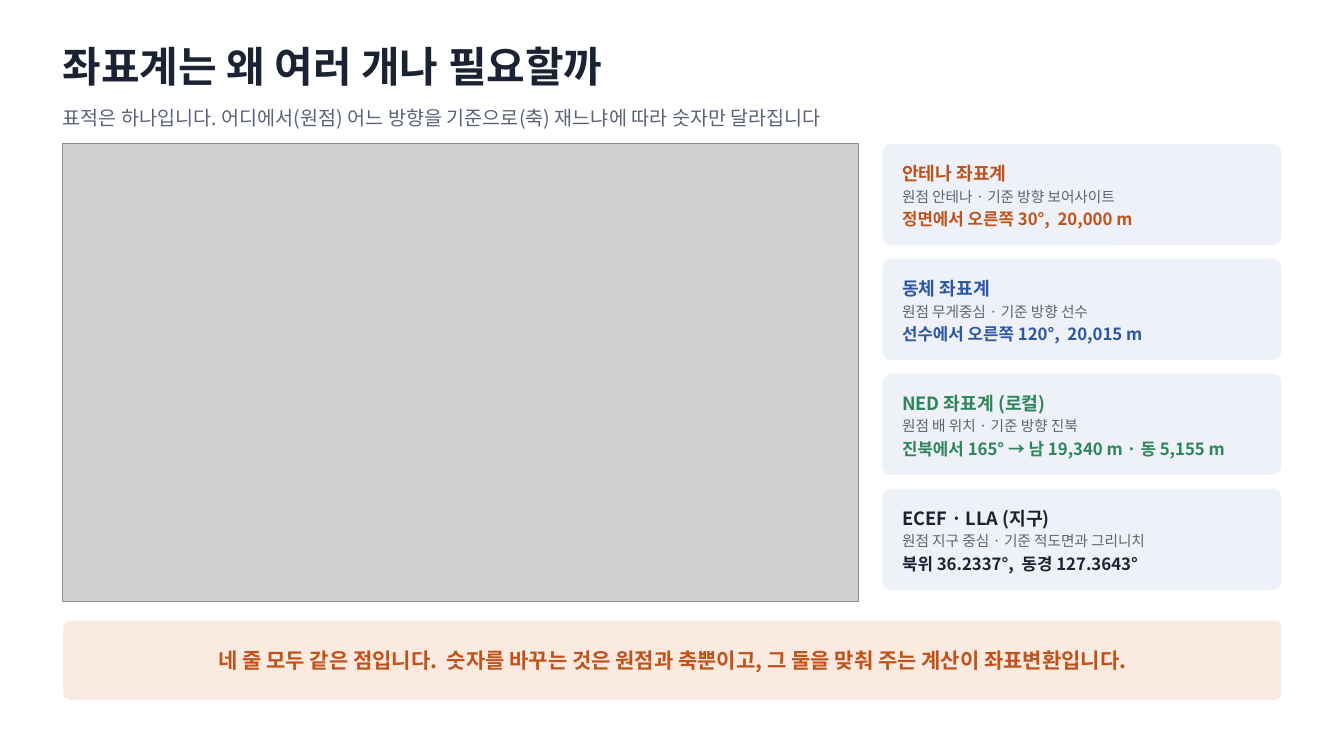
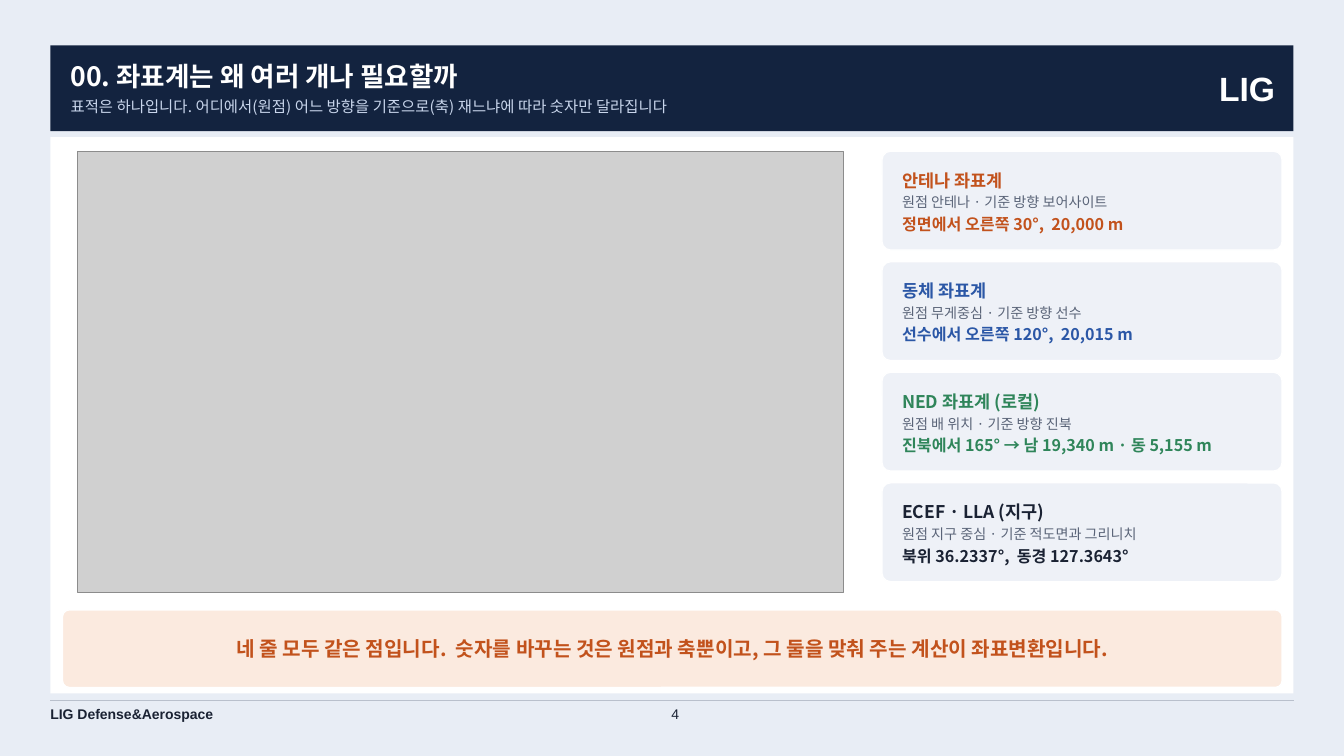
Before and after one commit to harley-hwan/IpcProc, a slide deck: slide 4 of Part2_CoordFrames/ref/산출물/Chapter2_coordinate_systems.pptx. Drawn at 1344x756 pixels with LibreOffice and Linux fonts; fonts in the diff are those of the drawing; grey boxes stand for pictures. Boxes give left, top, right and bottom in pixels: in the first picture for what was removed or moved away, otherwise in the second. Text is boxed around its words. In the diff, an @@ line names an element or a change of style, - is before the commit and + after.

```diff
--- a/Part2_CoordFrames/ref/산출물/Chapter2_coordinate_systems.pptx
+++ b/Part2_CoordFrames/ref/산출물/Chapter2_coordinate_systems.pptx
@@ background #FFFFFF to #E8EDF5 @@
@@ rectangle added at (50,45,1294,131), fill #13233F @@
@@ text removed at (62,46,602,86) @@
-좌표계는 왜 여러 개나 필요할까
@@ text "00. 좌표계는 왜 여러 개나 ...": place and size @@
-text "00. 좌표계는 왜 여러 개나 ..." at (62,108,821,129)
+text "00. 좌표계는 왜 여러 개나 ..." at (71,63,667,115)
@@ text at (71,63,458,89): paragraph added @@
+00. 좌표계는 왜 여러 개나 필요할까
@@ text added at (1219,77,1275,102), 24 pt, text #FFFFFF, bold @@
+LIG
@@ text at (71,99,667,115): size 14 to 11 pt, text colour #5A6478 to #C9D6EC in "표적은 하나입니다. 어디에서(원점) 어느 방향을 기준으로(축) 재느냐에 ..."; line spacing 1 to 14pt @@
@@ rectangle added at (50,137,1294,694), fill #FFFFFF @@
@@ picture: place and size @@
-picture at (63,143,859,602)
+picture at (78,151,844,593)
@@ rounded rectangle: place and size @@
-rounded rectangle at (882,143,1282,246)
+rounded rectangle at (882,151,1282,250)
@@ text "안테나 좌표계": place and size @@
-text "안테나 좌표계" at (902,164,1132,229)
+text "안테나 좌표계" at (902,172,1124,234)
@@ text "안테나 좌표계" at (902,172,1124,234): size 13 to 12.5 pt in "안테나 좌표계"; size 10.5 to 10.1 pt in "원점 안테나 · 기준 방향 보어사이트"; size 12 to 11.5 pt in "정면에서 오른쪽 30°, 20,000 m"; line spacing 17pt to 16.4pt; line spacing 15pt to 14.4pt @@
@@ rounded rectangle: place and size @@
-rounded rectangle at (882,258,1282,361)
+rounded rectangle at (882,262,1282,361)
@@ text "동체 좌표계" at (902,282,1133,344): size 13 to 12.5 pt in "동체 좌표계"; size 10.5 to 10.1 pt in "원점 무게중심 · 기준 방향 선수"; size 12 to 11.5 pt in "선수에서 오른쪽 120°, 20,015 m"; line spacing 17pt to 16.4pt; line spacing 15pt to 14.4pt @@
@@ rounded rectangle: place and size @@
-rounded rectangle at (882,373,1282,476)
+rounded rectangle at (882,372,1282,471)
@@ text "NED 좌표계 (로컬)" at (902,393,1212,455): size 13 to 12.5 pt in "NED 좌표계 (로컬)"; size 10.5 to 10.1 pt in "원점 배 위치 · 기준 방향 진북"; size 12 to 11.5 pt in "진북에서 165° → 남 19,340 m · ..."; line spacing 17pt to 16.4pt; line spacing 15pt to 14.4pt @@
@@ rounded rectangle: place and size @@
-rounded rectangle at (882,488,1282,591)
+rounded rectangle at (882,483,1282,582)
@@ text "ECEF · LLA (지구)" at (902,503,1137,565): size 13 to 12.5 pt in "ECEF · LLA (지구)"; size 10.5 to 10.1 pt in "원점 지구 중심 · 기준 적도면과 그리니치"; size 12 to 11.5 pt in "북위 36.2337°, 동경 127.3643°"; line spacing 17pt to 16.4pt; line spacing 15pt to 14.4pt @@
@@ text "네 줄 모두 같은 점입니다. ...": place and size @@
-text "네 줄 모두 같은 점입니다. ..." at (218,647,1126,673)
+text "네 줄 모두 같은 점입니다. ..." at (236,639,1109,660)
@@ rounded rectangle: place and size @@
-rounded rectangle at (63,620,1282,701)
+rounded rectangle at (63,610,1282,688)
@@ text "네 줄 모두 같은 점입니다. ..." at (236,639,1109,660): size 15 to 14.4 pt @@
@@ line added from (50, 701) to (1294, 701), #B9C0CC 0.75 pt @@
@@ text added at (50,709,213,722), 10 pt, text #1A2233, bold @@
+LIG Defense&Aerospace
@@ page number added at (671,709,679,719), 10 pt, text #1A2233 @@
+4
```
Also in this commit, not shown: 34 other slides changed, 9 other files.
